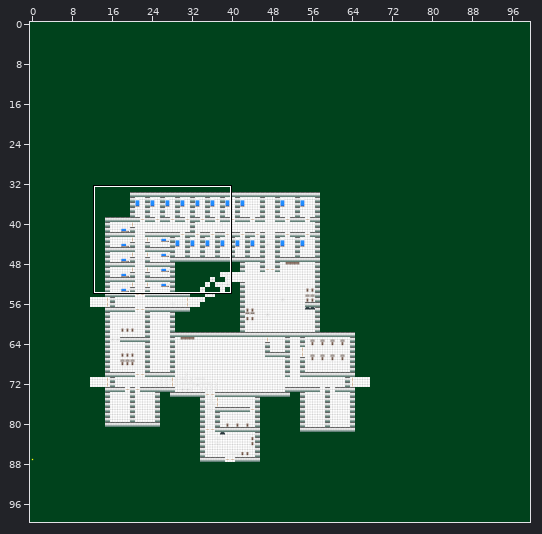
An edit to a level. Tiled map, ALPHA TEX/world4beta2.tmx. Above, an overview of the earlier version with the close-up marked.
Close-up. As it was:
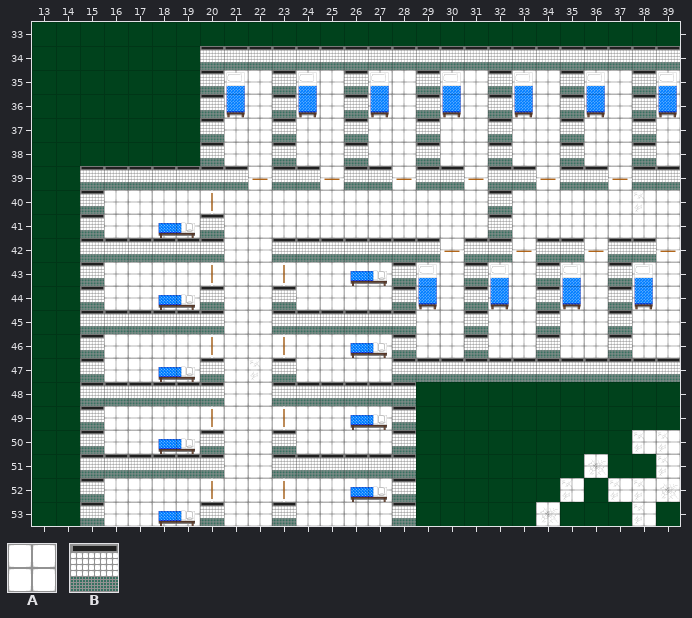
Cells are 64x64 px. Shown: x 13..39, y 33..53. The commit also changed other parts of the map, which this record leaves out.
Key: from "floor_wall_sheet": A 0, B 5.
_ is an empty cell.
Layers that did not change in this view are not listed.
Layer "väggar" before, first column x 13:
33 ___________________________
34 _______BBBBBBBBBBBBBBBBBBBB
35 _______B__B__B__B__B__B__B_
36 _______B__B__B__B__B__B__B_
37 _______B__B__B__B__B__B__B_
38 _______B__B__B__B__B__B__B_
39 __BBBBBBB_BB_BB_BB_BB_BB_BB
40 __B________________B_______
41 __B____B___________B_______
42 __BBBBBB__BBBBBBB_BB_BB_BB_
43 __B____________B__B__B__B__
44 __B____B__B____B__B__B__B__
45 __BBBBBB__BBBBBB__B__B__B__
46 __B____________B__B__BA_B__
47 __B____B__B____BBBBBBBBBBBB
48 __BBBBBB__BBBBBB___________
49 __B____________B___________
50 __B____B__B____B___________
51 __BBBBBB__BBBBBB___________
52 __B____________B___________
53 __B____B__B____B___________
After the commit:
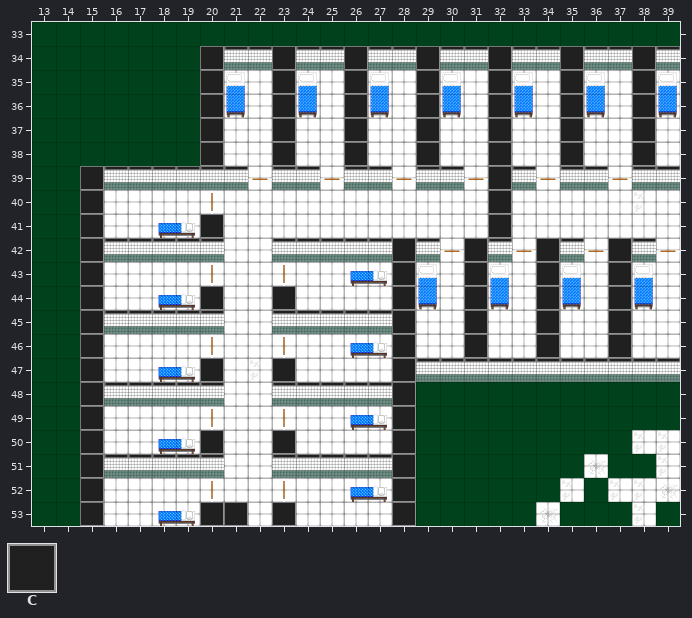
Further tiles: from "floor_wall_sheet": C 6.
From old to new:
{"where": "layer \"väggar\""}
{"y":34,"x":20,"old":"B","new":"C"}
{"y":34,"x":23,"old":"B","new":"C"}
{"y":34,"x":26,"old":"B","new":"C"}
{"y":34,"x":29,"old":"B","new":"C"}
{"y":34,"x":32,"old":"B","new":"C"}
{"y":34,"x":35,"old":"B","new":"C"}
{"y":34,"x":38,"old":"B","new":"C"}
{"y":35,"x":20,"old":"B","new":"C"}
{"y":35,"x":23,"old":"B","new":"C"}
{"y":35,"x":26,"old":"B","new":"C"}
{"y":35,"x":29,"old":"B","new":"C"}
{"y":35,"x":32,"old":"B","new":"C"}
{"y":35,"x":35,"old":"B","new":"C"}
{"y":35,"x":38,"old":"B","new":"C"}
{"y":36,"x":20,"old":"B","new":"C"}
{"y":36,"x":23,"old":"B","new":"C"}
{"y":36,"x":26,"old":"B","new":"C"}
{"y":36,"x":29,"old":"B","new":"C"}
{"y":36,"x":32,"old":"B","new":"C"}
{"y":36,"x":35,"old":"B","new":"C"}
{"y":36,"x":38,"old":"B","new":"C"}
{"y":37,"x":20,"old":"B","new":"C"}
{"y":37,"x":23,"old":"B","new":"C"}
{"y":37,"x":26,"old":"B","new":"C"}
{"y":37,"x":29,"old":"B","new":"C"}
{"y":37,"x":32,"old":"B","new":"C"}
{"y":37,"x":35,"old":"B","new":"C"}
{"y":37,"x":38,"old":"B","new":"C"}
{"y":38,"x":20,"old":"B","new":"C"}
{"y":38,"x":23,"old":"B","new":"C"}
{"y":38,"x":26,"old":"B","new":"C"}
{"y":38,"x":29,"old":"B","new":"C"}
{"y":38,"x":32,"old":"B","new":"C"}
{"y":38,"x":35,"old":"B","new":"C"}
{"y":38,"x":38,"old":"B","new":"C"}
{"y":39,"x":15,"old":"B","new":"C"}
{"y":39,"x":32,"old":"B","new":"C"}
{"y":40,"x":15,"old":"B","new":"C"}
{"y":40,"x":32,"old":"B","new":"C"}
{"y":41,"x":15,"old":"B","new":"C"}
{"y":41,"x":20,"old":"B","new":"C"}
{"y":41,"x":32,"old":"B","new":"C"}
{"y":42,"x":15,"old":"B","new":"C"}
{"y":42,"x":28,"old":"B","new":"C"}
{"y":42,"x":31,"old":"B","new":"C"}
{"y":42,"x":34,"old":"B","new":"C"}
{"y":42,"x":37,"old":"B","new":"C"}
{"y":43,"x":15,"old":"B","new":"C"}
{"y":43,"x":28,"old":"B","new":"C"}
{"y":43,"x":31,"old":"B","new":"C"}
{"y":43,"x":34,"old":"B","new":"C"}
{"y":43,"x":37,"old":"B","new":"C"}
{"y":44,"x":15,"old":"B","new":"C"}
{"y":44,"x":20,"old":"B","new":"C"}
{"y":44,"x":23,"old":"B","new":"C"}
{"y":44,"x":28,"old":"B","new":"C"}
{"y":44,"x":31,"old":"B","new":"C"}
{"y":44,"x":34,"old":"B","new":"C"}
{"y":44,"x":37,"old":"B","new":"C"}
{"y":45,"x":15,"old":"B","new":"C"}
{"y":45,"x":28,"old":"B","new":"C"}
{"y":45,"x":31,"old":"B","new":"C"}
{"y":45,"x":34,"old":"B","new":"C"}
{"y":45,"x":37,"old":"B","new":"C"}
{"y":46,"x":15,"old":"B","new":"C"}
{"y":46,"x":28,"old":"B","new":"C"}
{"y":46,"x":31,"old":"B","new":"C"}
{"y":46,"x":34,"old":"B","new":"C"}
{"y":46,"x":37,"old":"B","new":"C"}
{"y":47,"x":15,"old":"B","new":"C"}
{"y":47,"x":20,"old":"B","new":"C"}
{"y":47,"x":23,"old":"B","new":"C"}
{"y":47,"x":28,"old":"B","new":"C"}
{"y":48,"x":15,"old":"B","new":"C"}
{"y":48,"x":28,"old":"B","new":"C"}
{"y":49,"x":15,"old":"B","new":"C"}
{"y":49,"x":28,"old":"B","new":"C"}
{"y":50,"x":15,"old":"B","new":"C"}
{"y":50,"x":20,"old":"B","new":"C"}
{"y":50,"x":23,"old":"B","new":"C"}
{"y":50,"x":28,"old":"B","new":"C"}
{"y":51,"x":15,"old":"B","new":"C"}
{"y":51,"x":28,"old":"B","new":"C"}
{"y":52,"x":15,"old":"B","new":"C"}
{"y":52,"x":28,"old":"B","new":"C"}
{"y":53,"x":15,"old":"B","new":"C"}
{"y":53,"x":20,"old":"B_","new":"CC"}
{"y":53,"x":23,"old":"B","new":"C"}
{"y":53,"x":28,"old":"B","new":"C"}
